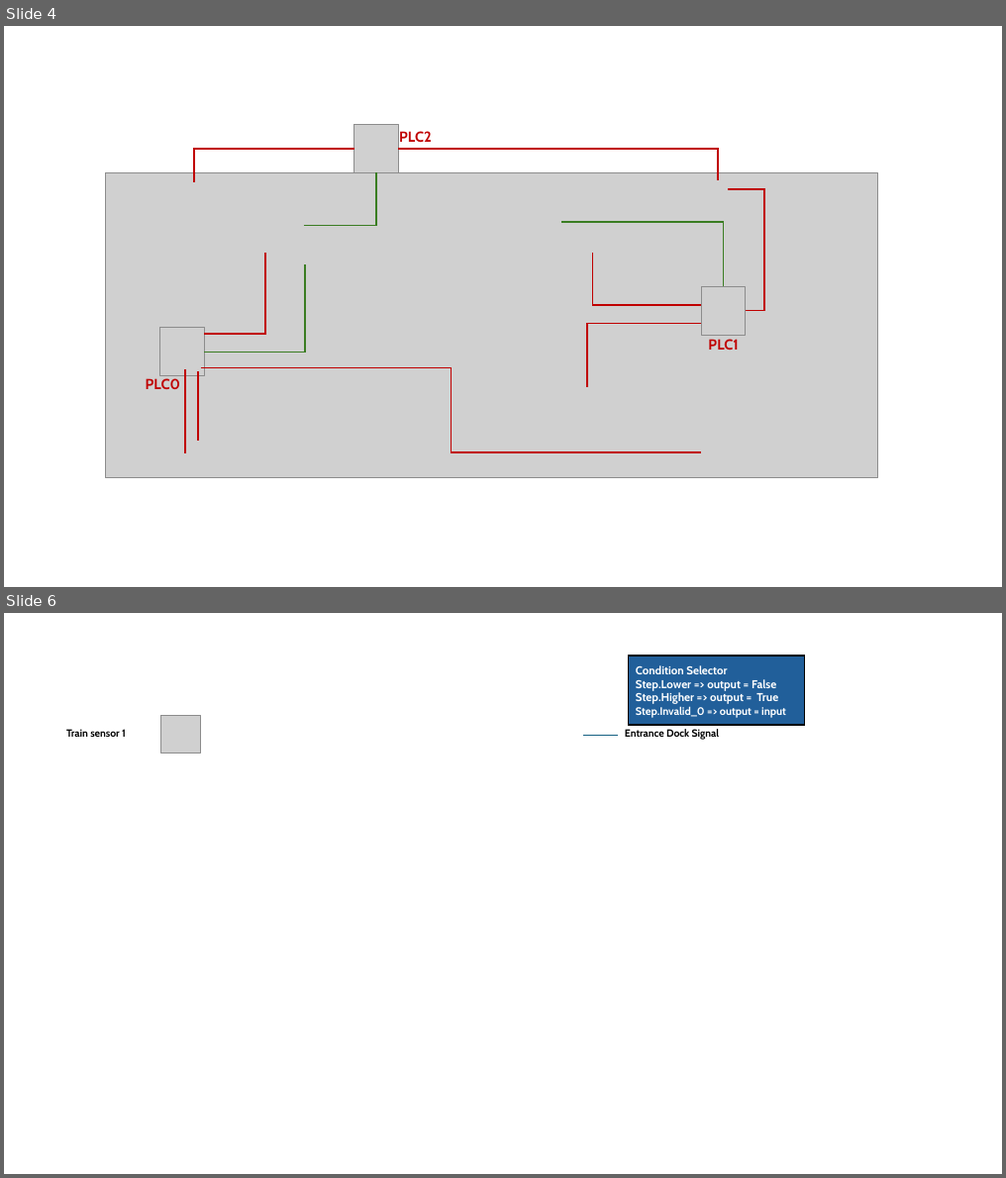
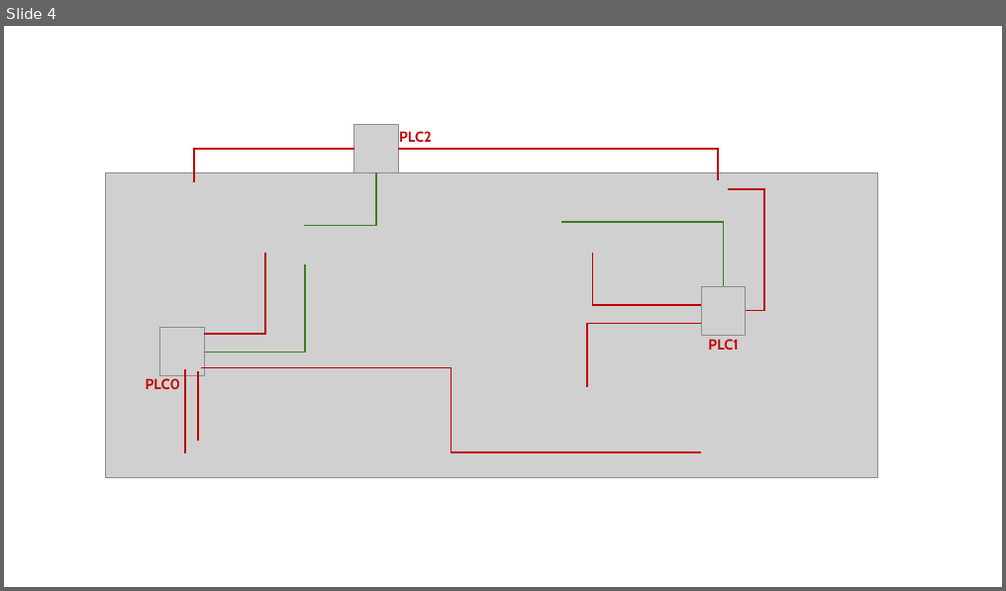
Before and after one commit to LiuYuancheng/IT_OT_IoT_Cyber_Security_Workshop, a slide deck: OT_System_Attack_Case_Study/Railway_Station/img/designDoc.pptx. Shown one above the other, each under a label of ours: slides 4 and 6 before the commit, slide 4 after it; the slides between them are not shown. The pictures are 1006x1178 and 1006x591 pixels, drawn with LibreOffice and Linux fonts; fonts in the diff are those of the drawing; grey boxes stand for pictures. Boxes give left, top, right and bottom in pixels: in the first picture for what was removed or moved away, otherwise in the second. Text is boxed around its words. In the diff, an @@ line names an element or a change of style, - is before the commit and + after.

```diff
--- a/OT_System_Attack_Case_Study/Railway_Station/img/designDoc.pptx
+++ b/OT_System_Attack_Case_Study/Railway_Station/img/designDoc.pptx
@@ slide 6 removed at bbox=[4, 613, 1002, 1174], background #FFFFFF @@
@@ rectangle removed at bbox=[629, 656, 805, 725] @@
-Condition Selector
-Step.Lower => output = False
-Step.Higher => output = True
-Step.Invalid_0 => output = input
@@ text removed at bbox=[66, 729, 126, 737] @@
-Train sensor 1
@@ picture removed at bbox=[161, 716, 200, 754] @@
@@ text removed at bbox=[625, 729, 720, 740] @@
-Entrance Dock Signal
@@ line removed from (583, 735) to (618, 735) @@
```
Also in this commit, not shown: 2 slides added, 4 other files.
